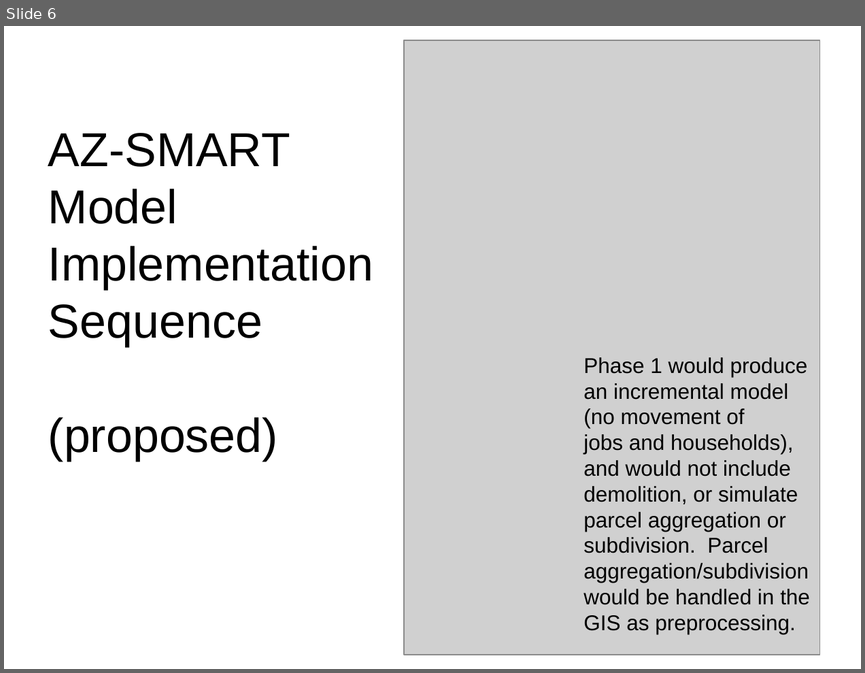
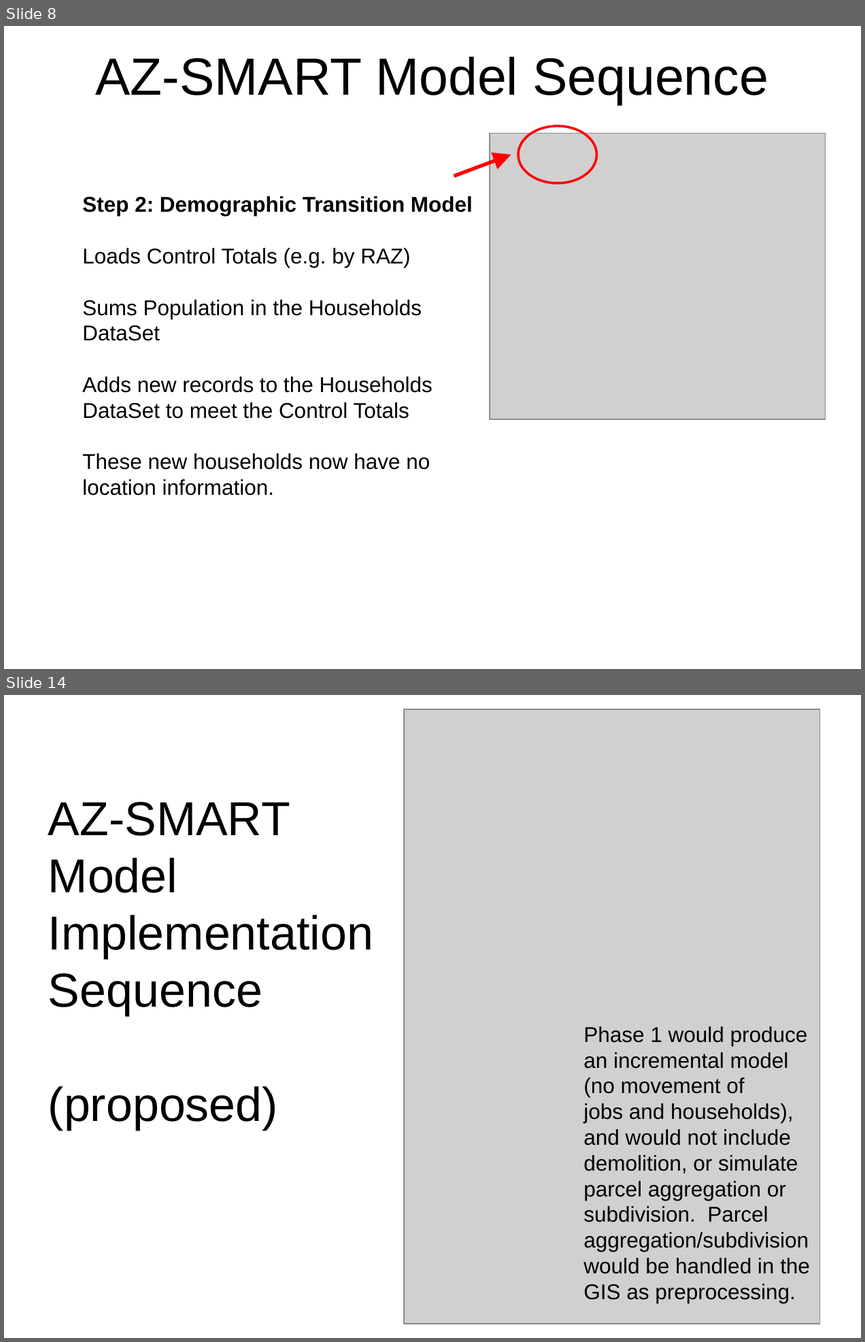
Before and after one commit to psrc/urbansim, a slide deck: az_smart/datamodel/AZ-SMART_model_process.ppt. Shown one above the other, each under a label of ours: slide 6 before the commit, slides 8 and 14 after it; the slides between them are not shown. The pictures are 865x673 and 865x1342 pixels, drawn with LibreOffice and Linux fonts; fonts in the diff are those of the drawing; grey boxes stand for pictures. Boxes give left, top, right and bottom in pixels: in the first picture for what was removed or moved away, otherwise in the second. Text is boxed around its words. In the diff, an @@ line names an element or a change of style, - is before the commit and + after.

```diff
--- a/az_smart/datamodel/AZ-SMART_model_process.ppt
+++ b/az_smart/datamodel/AZ-SMART_model_process.ppt
@@ slide 8 added at bbox=[4, 26, 861, 669], background #FFFFFF @@
@@ title added at bbox=[96, 57, 768, 104], 44 pt, text #000000 @@
+AZ-SMART Model Sequence
@@ ellipse added at bbox=[518, 126, 597, 184], outline #FF0000 2.01 pt @@
@@ picture added at bbox=[490, 133, 825, 419] @@
@@ arrow added from (454, 176) to (511, 155), #FF0000 3 pt @@
@@ text added at bbox=[82, 196, 473, 495], 18 pt, text #000000 @@
+Step 2: Demographic Transition Model
+Loads Control Totals (e.g. by RAZ)
+Sums Population in the Households
+DataSet
+Adds new records to the Households
+DataSet to meet the Control Totals
+These new households now have no
+location information.
@@ what was slide 6 is now slide 14 @@
```
Also in this commit, not shown: 1 slide changed, 8 other slides added.
